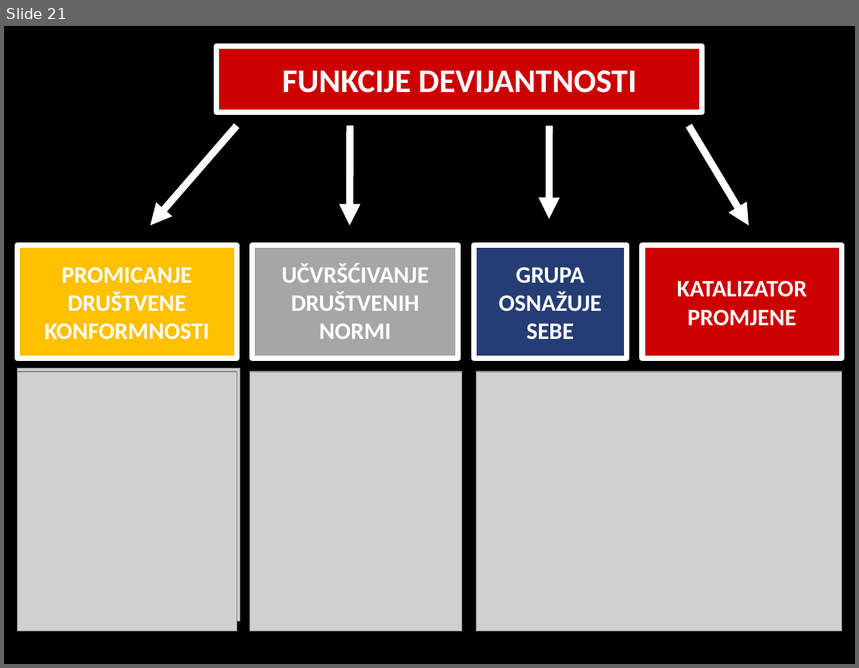
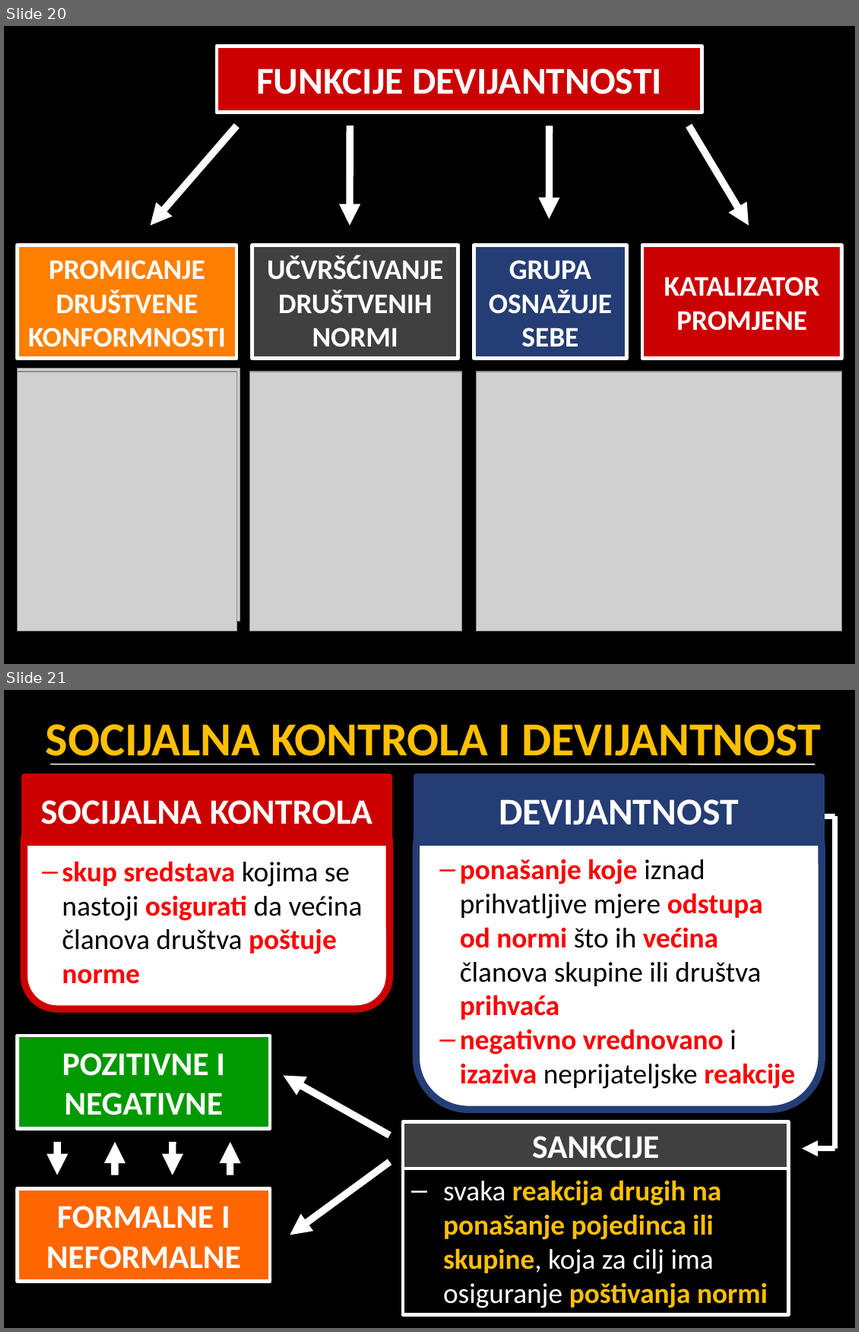
Before and after one commit to srednja-skola/sociologija, a slide deck: data/pptx/005_socijalizacija_i_identitet.pptx. Shown one above the other, each under a label of ours: slide 21 before the commit, slides 20 and 21 after it. The pictures are 859x668 and 859x1332 pixels, drawn with LibreOffice and Linux fonts; fonts in the diff are those of the drawing; grey boxes stand for pictures. Boxes give left, top, right and bottom in pixels: in the first picture for what was removed or moved away, otherwise in the second. Text is boxed around its words. In the diff, an @@ line names an element or a change of style, - is before the commit and + after.

```diff
--- a/data/pptx/005_socijalizacija_i_identitet.pptx
+++ b/data/pptx/005_socijalizacija_i_identitet.pptx
@@ slide 21 added at box(4, 690, 855, 1328), background #000000 @@
@@ title added at box(46, 724, 821, 765), 40 pt, text #FFC000, bold @@
+SOCIJALNA KONTROLA I DEVIJANTNOST
@@ rectangle added at box(24, 777, 389, 844), fill #CC0000, outline #CC0000 4.5 pt, 30 pt, text #FFFFFF, bold @@
+SOCIJALNA KONTROLA
@@ line added from (51, 764) to (815, 764), #FFFFFF 1 pt @@
@@ rectangle added at box(416, 777, 822, 844), fill #253D75, outline #253D75 4.5 pt, 32 pt, text #FFFFFF, bold @@
+DEVIJANTNOST
@@ rounded rectangle added at box(416, 796, 822, 1110), fill #FFFFFF, outline #253D75 6 pt, 24 pt, text #FF0000, bold @@
+– ponašanje koje iznad prihvatljive mjere odstupa od normi što ih većina članova skupine ili društva prihvaća
+– negativno vrednovano i izaziva neprijateljske reakcije
@@ rounded rectangle added at box(24, 810, 389, 1009), fill #FFFFFF, outline #CC0000 6 pt, 24 pt, text #000000 @@
+– skup sredstava kojima se nastoji osigurati da većina članova društva poštuje norme
@@ line added from (813, 816) to (835, 817), #FFFFFF 4.5 pt @@
@@ line added from (835, 816) to (835, 1149), #FFFFFF 4.5 pt @@
@@ rectangle added at box(18, 1036, 271, 1129), fill #009900, outline #FFFFFF 3 pt, 28 pt, text #FFFFFF, bold @@
+POZITIVNE I NEGATIVNE
@@ arrow added from (389, 1135) to (283, 1075), #FFFFFF 6 pt @@
@@ rectangle added at box(403, 1122, 789, 1170), fill #404040, outline #FFFFFF 3 pt, 28 pt, text #FFFFFF, bold @@
+SANKCIJE
@@ arrow added from (58, 1142) to (56, 1175), #FFFFFF 6 pt @@
@@ arrow added from (115, 1175) to (115, 1142), #FFFFFF 6 pt @@
@@ arrow added from (173, 1142) to (173, 1175), #FFFFFF 6 pt @@
@@ arrow added from (230, 1175) to (230, 1142), #FFFFFF 6 pt @@
@@ arrow added from (389, 1163) to (290, 1236), #FFFFFF 6 pt @@
@@ arrow added from (835, 1149) to (803, 1149), #FFFFFF 4.5 pt @@
@@ rectangle added at box(18, 1189, 271, 1281), fill #FF6600, outline #FFFFFF 3 pt, 28 pt, text #FFFFFF, bold @@
+FORMALNE I NEFORMALNE
@@ rectangle added at box(403, 1170, 789, 1315), outline #FFFFFF 3 pt, 24 pt, text #FFC000, bold @@
+– svaka reakcija drugih na ponašanje pojedinca ili skupine, koja za cilj ima osiguranje poštivanja normi
@@ what was slide 21 is now slide 20 @@
@@ slide 20 changed as well @@
@@ rectangle "FUNKCIJE DEVIJANTNOSTI" at box(217, 46, 702, 112): size 28 to 32 pt; outline #FFFFFF 4.5 pt to #FFFFFF 3 pt @@
@@ rectangle "PROMICANJE DRUŠTVENE KONFORMNOSTI" at box(18, 246, 237, 359): size 20 to 24 pt; fill #FFC000 to #FF7F00; outline #FFFFFF 4.5 pt to #FFFFFF 3 pt @@
@@ rectangle "UČVRŠĆIVANJE DRUŠTVENIH NORMI" at box(253, 246, 458, 359): size 20 to 24 pt; fill #A6A6A6 to #404040; outline #FFFFFF 4.5 pt to #FFFFFF 3 pt @@
@@ rectangle "GRUPA OSNAŽUJE SEBE" at box(474, 246, 627, 359): size 20 to 24 pt; outline #FFFFFF 4.5 pt to #FFFFFF 3 pt @@
@@ rectangle "KATALIZATOR PROMJENE" at box(642, 246, 842, 359): size 20 to 24 pt; outline #FFFFFF 4.5 pt to #FFFFFF 3 pt @@
```
Also in this commit, not shown: 17 other slides changed, 4 other slides added, 3 slides removed.
